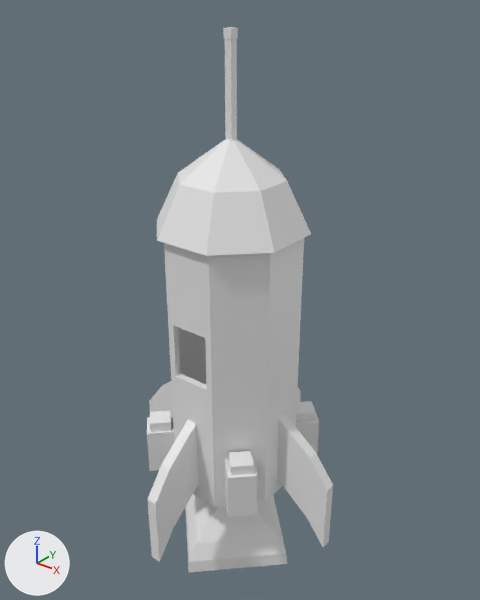
An edit to the OBJ model src/main/resources/assets/galacticraftplanets/models/tier3rocket.obj, drawn before and after from the same camera.
Before and after are seen from a camera (50 mm lens) standing at (5.45, -6.63, 7.04) and looking at (-0.01, 0.19, 2.81). Lighting does not change. The marker at lower left points along +X, +Y and +Z. Where no turn or scale is listed for an object, it has been applied to the vertices.

Objects in the first picture: 'Boosters', 'NoseCone', 'Rocket'.
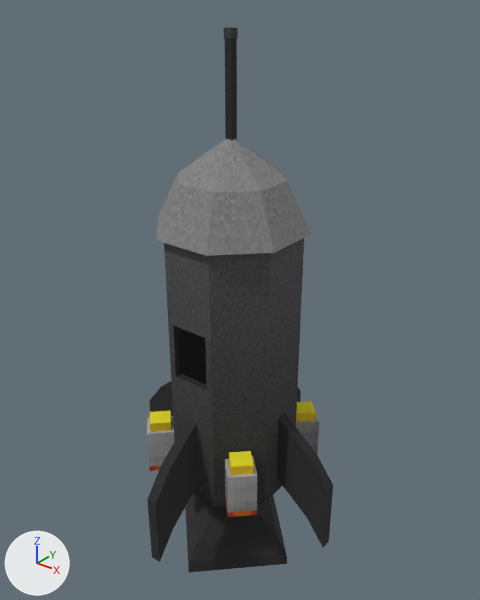
Location of each change, (x1, y1, x2, y2) in pixels of the pictures (480 x 600 px):
'Rocket', recoloured (grey to black)
    both: (147, 38, 333, 572)
'NoseCone', recoloured (white to grey)
    both: (157, 139, 311, 256)
'Boosters', recoloured
    both: (147, 401, 319, 517)

The change, as a list of edits to the scene's bpy script:
```text
Add img_tier3rocket:
    img_tier3rocket = load_image('tier3rocket', '../textures/model/tier3rocket.png', 1024, 1024, 'sRGB')
Add mat_tier3rocket:
    mat_tier3rocket = principled_material('tier3rocket')
    mat_tier3rocket.texture = img_tier3rocket
    mat_tier3rocket.roughness = 1.0
Change me_boosters:
    where me_boosters.from_pydata(...)  # 64 vertices, 96 faces; spans x -1.09..1.09, y -1.09..1.09, z 0.08..0.94
    add me_boosters.materials.append(mat_tier3rocket)  # picture img_tier3rocket
Change me_nosecone:
    where me_nosecone.from_pydata(...)  # 24 vertices, 32 faces; spans x -1.01..1.01, y -1.01..1.01, z 3.99..5.2
    add me_nosecone.materials.append(mat_tier3rocket)  # picture img_tier3rocket
Change me_rocket:
    where me_rocket.from_pydata(...)  # 282 vertices, 479 faces; spans x -1.8..1.8, y -1.8..1.8, z -1.53..6.39
    add me_rocket.materials.append(mat_tier3rocket)  # picture img_tier3rocket
```
